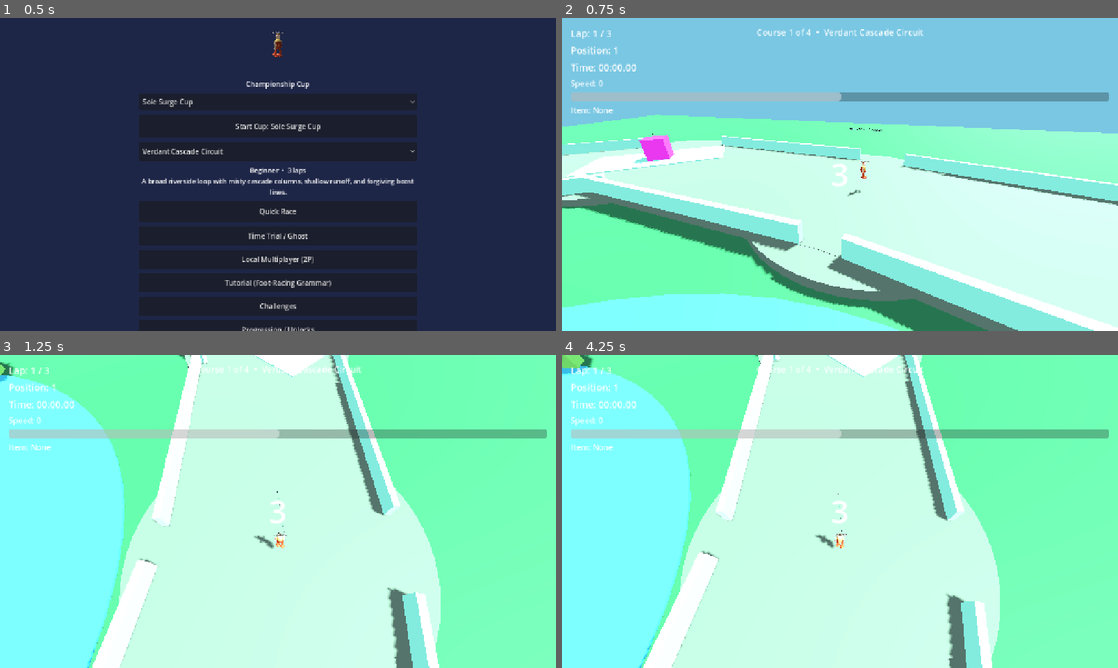
Above: before the commit, frames 1-4 (two rows, left to right).
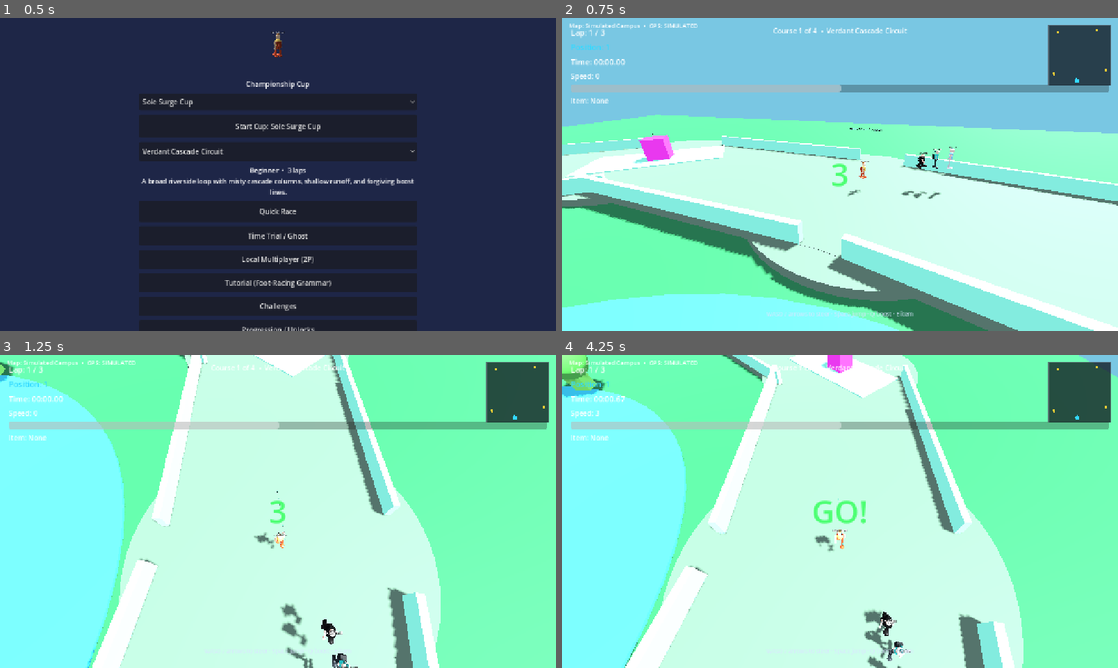
Above: after the commit, the same moments.

Repository: gunnchOS3k/pedestrian-pursuit
Game: Godot game, scene res://scenes/main/MainMenu.tscn
Same seed, same stepped clock (60 frames per second), same inputs: the game is played once before the commit and once after it.
Inputs (mouse positions are in pixels of both pictures, inside the frame that each line leads up to):
- Up to frame 1 (0.5 s): no input
- Up to frame 2 (0.75 s): click "Start Cup: Sole Surge Cup" at 0.5 s
- Up to frame 3 (1.25 s): no input
- Up to frame 4 (4.25 s): tap Enter (ui_accept) at 1.25, 3.5 s; move the mouse to (962, 495) at 1.27 s; hold D (move_right) 1.28-2.03 s; tap Q (boost) at 1.35 s; click (962, 495) at 1.42 s; tap Space (jump) at 1.52, 1.82, 2.27, 2.57, 3.77, 4.07 s; move the mouse to (728, 527) at 2.02 s; hold S (brake) 2.03-2.78 s; tap Shift (drift) at 2.1 s; move the mouse to (895, 442) at 2.77 s; hold D (move_right) 2.78-3.53 s; hold Up (p2_accelerate) 2.78-3.53 s; move the mouse to (812, 574) at 3.52 s; hold W (accelerate) from 3.53 s (still down); tap . (p2_boost) at 3.6 s; click (812, 574) at 3.67 s

Frame 1 is identical in both runs. In frame 2, 9.1% of the frame differs, in the area x 1-99%, y 1-96%; in frame 3, 9.3%; in frame 4, 21%, in the area x 0-100%, y 0-100%.
Error before the commit: Parse Error: Could not resolve super class inheritance from "PlayerController". (res://scripts/ai/AIRacerController.gd:1)

Commit message:
fix(godot): put extends before preload so PlayerController class_name resolves
A const preload between class_name and extends broke AIRacerController inheritance
in headless CI and zeroed real_input_drive distance.

Co-authored-by: Cursor <cursoragent@cursor.com>

Diff:
--- a/scripts/player/PlayerController.gd
+++ b/scripts/player/PlayerController.gd
@@ -1,9 +1,10 @@
 class_name PlayerController
-const ShoeDataScript = preload("res://scripts/data/ShoeData.gd")
 extends CharacterBody3D
 
 ## Foot-powered racer movement: sprint, steer, drift, boost, jump, slide, stomp,
 ## drafting, rail grind, and collision recovery.
+
+const ShoeDataScript = preload("res://scripts/data/ShoeData.gd")
 
 signal speed_changed(speed: float)
 signal terrain_changed(terrain_name: String)
